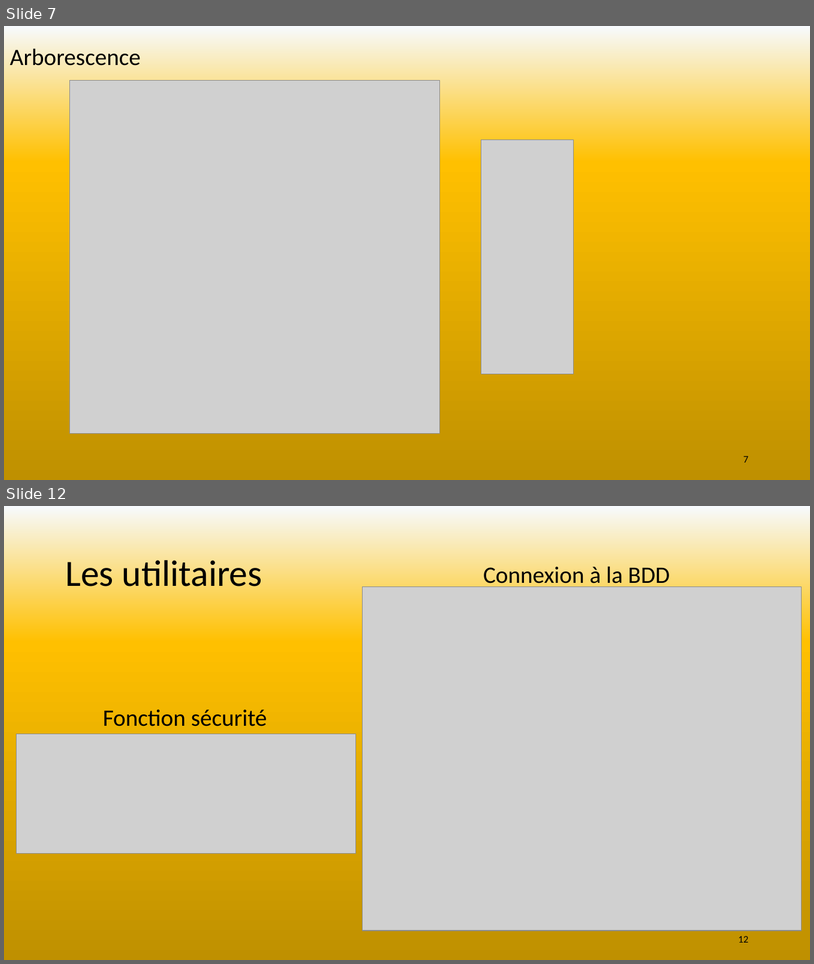
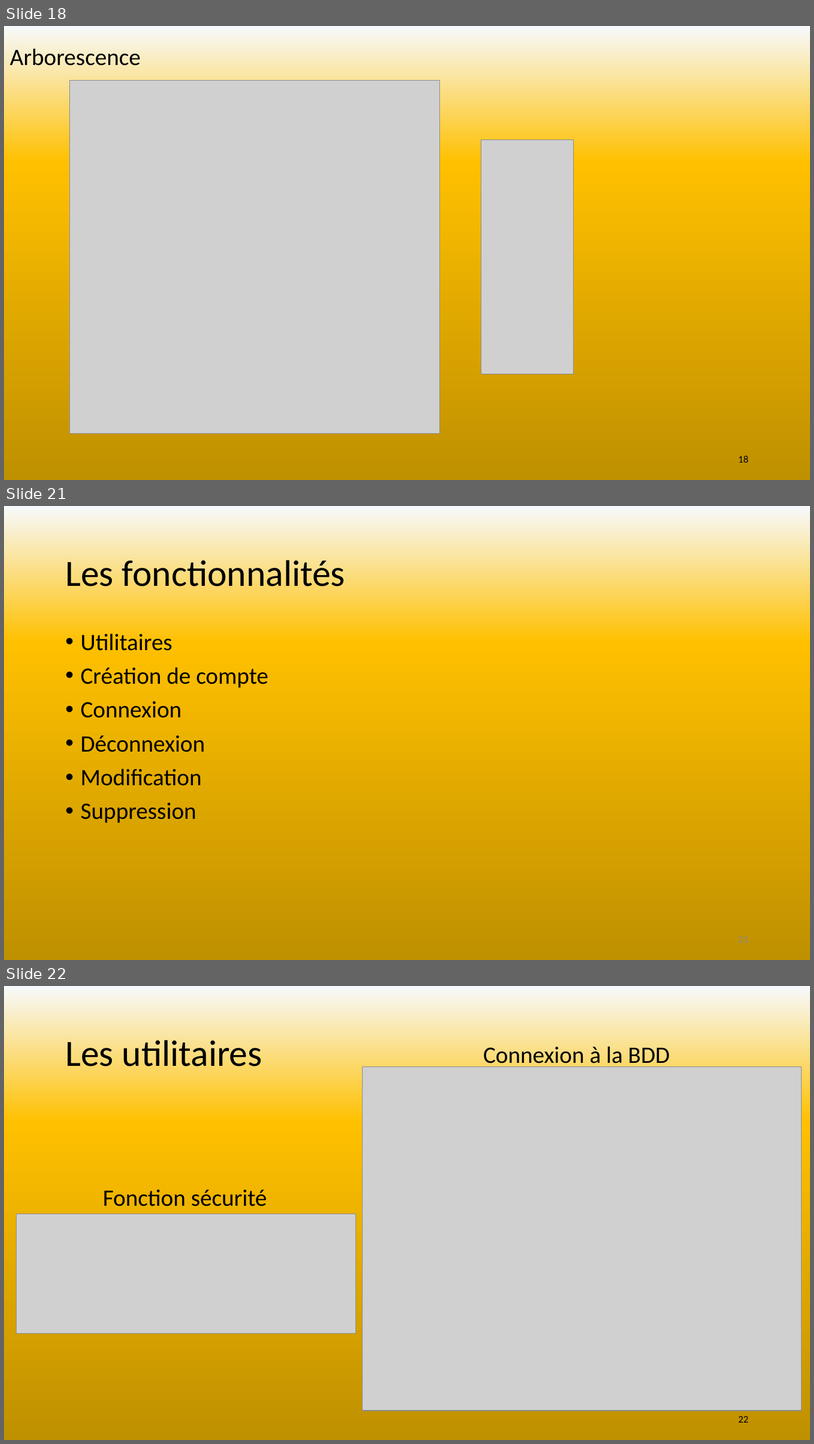
Before and after one commit to SebLeyr/Rotten_potatoes, a slide deck: Conception/Rotten potatoes.pptx. Shown one above the other, each under a label of ours: slides 7 and 12 before the commit, slides 18, 21 and 22 after it; the slides between them are not shown. The pictures are 814x964 and 814x1444 pixels, drawn with LibreOffice and Linux fonts; fonts in the diff are those of the drawing; grey boxes stand for pictures. Boxes give left, top, right and bottom in pixels: in the first picture for what was removed or moved away, otherwise in the second. Text is boxed around its words. In the diff, an @@ line names an element or a change of style, - is before the commit and + after.

```diff
--- a/Conception/Rotten potatoes.pptx
+++ b/Conception/Rotten potatoes.pptx
@@ slide 21 added at <box>4,506,810,960</box>, background gradient #F7FAFD to #FFC000 to #BF9000 to #FFFFFF @@
@@ title added at <box>65,555,345,586</box>, 44 pt, text #000000 @@
+Les fonctionnalités
@@ text added at <box>81,633,269,823</box>, 28 pt, text #000000 @@
+• Utilitaires
+• Création de compte
+• Connexion
+• Déconnexion
+• Modification
+• Suppression
@@ page number added at <box>738,936,749,942</box>, 12 pt, text #8C8C8C @@
+21
@@ what was slide 7 is now slide 18 @@
@@ page number at <box>738,455,749,462</box>: text changed @@
-7
+18
@@ what was slide 12 is now slide 22 @@
@@ page number at <box>738,1416,749,1422</box>: text changed @@
-12
+22
```
Also in this commit, not shown: 2 slides changed, 16 other slides added, 7 slides removed, 10 other files.
